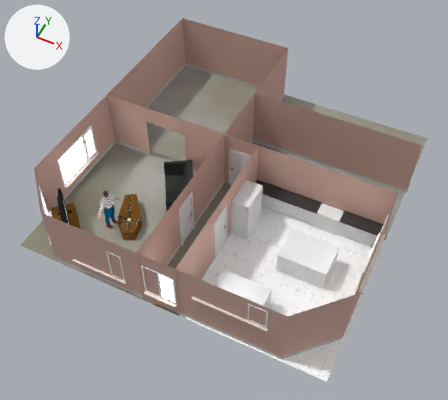
A saved change to the Blender file MAG 2/PSX MAG 2.blend.
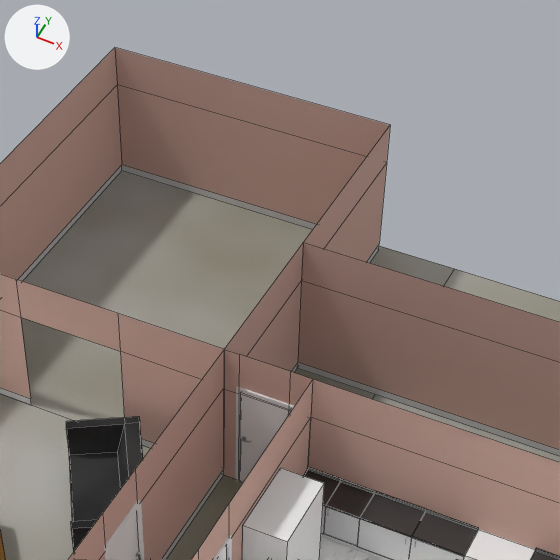
There are two pictures of each version: one whole from a camera (50 mm lens) standing at (12.17, -13.75, 20.3) and looking at (4.23, 2.13, 0.45), one close up on the part from 31% to 79% of the width and 0% to 54% of the height. The axes (+X, +Y, +Z) are drawn at upper left. The lights are the same throughout. The close-ups show mesh edges as thin lines.

Script lines for the objects in view, before the commit:
```python
me_countertop3 = bpy.data.meshes.new('Countertop3')
me_countertop3.from_pydata(...)  # a box spanning x 0.0..0.6, y -0.62..0.0, z 0.0..0.02; a box spanning x 0.0..0.6, y -0.02..0.0, z 0.02..0.07
me_countertop3.materials.append(mat_countertop_material)
me_door_001 = bpy.data.meshes.new('Door.001')
me_door_001.from_pydata(...)  # a box spanning x -0.89..0.0, y 0.0..0.03, z -1.1..1.01
me_door_001.materials.append(mat_door_material)  # white #e7e7e7
me_plane = bpy.data.meshes.new('Plane')
me_plane.from_pydata(...)  # 9 vertices, 4 faces; spans x -2.32..11.02, y -3.49..10.41, z 0.0
# faces by material slot: [3, 1]
me_plane.materials.append(mat_carpet)
me_plane.materials.append(mat_floor_material)
ob_countertop3 = bpy.data.objects.new('Countertop3', me_countertop3)
ob_countertop3.parent = ob_cabinet3
ob_countertop3.location = (0.0, 0.0, 0.7)
ob_door_001 = bpy.data.objects.new('Door.001', me_door_001)
ob_door_001.parent = ob_doorframe_001
ob_door_001.location = (0.443, -0.0221, 1.1)
ob_ground = bpy.data.objects.new('Ground', me_plane)
ob_ground.location = (0.0, 0.0, 0.0)
# also in view: 'Couch' at (2.27, 1.77, 0.58); 'Stove' at (8.62, 3.13, 0.44); 'Countertop4' at (7.69, 3.13, 0.89); 'Walls.001' at (8.04, 0.01, 1.45); 'Walls' at (0.69, 0.01, 1.45)
```
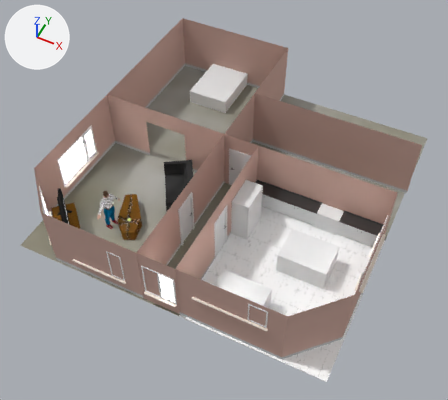
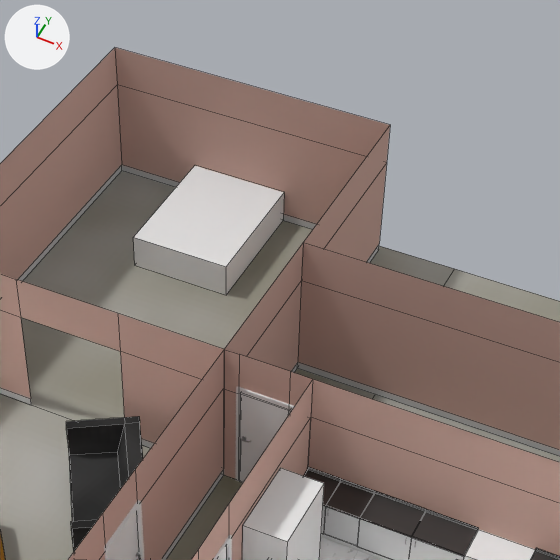
What changed in the scene script:
```text
Add me_cube_009:
    me_cube_009.from_pydata(...)  # a box spanning x -1.0..1.0, y -1.0..1.0, z -1.0..-0.31
Add ob_bed:
    ob_bed = bpy.data.objects.new('Bed', me_cube_009)
    ob_bed.location = (0.51, 9.02, 1.0)
    ob_bed.scale = (1.0, 1.3, 1.0)
```

Pixel boxes (x1, y1, x2, y2) of what changed, in the close-ups (560 x 560 px):
'Bed', added: after (133, 166, 284, 295)
